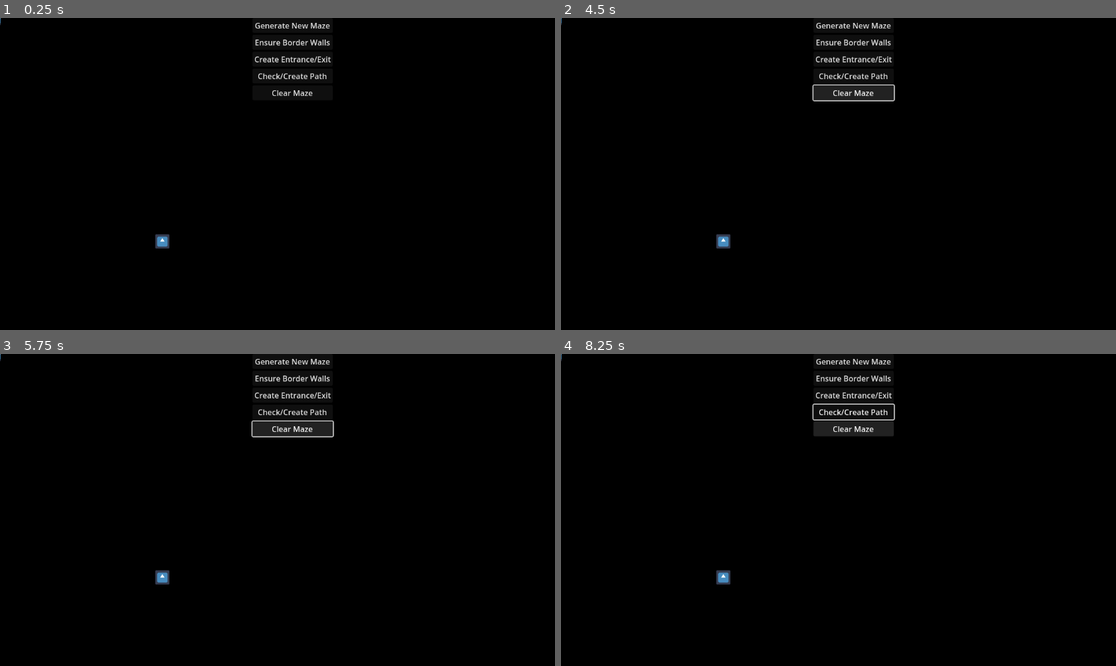
Above: before the commit, frames 1-4 (two rows, left to right).
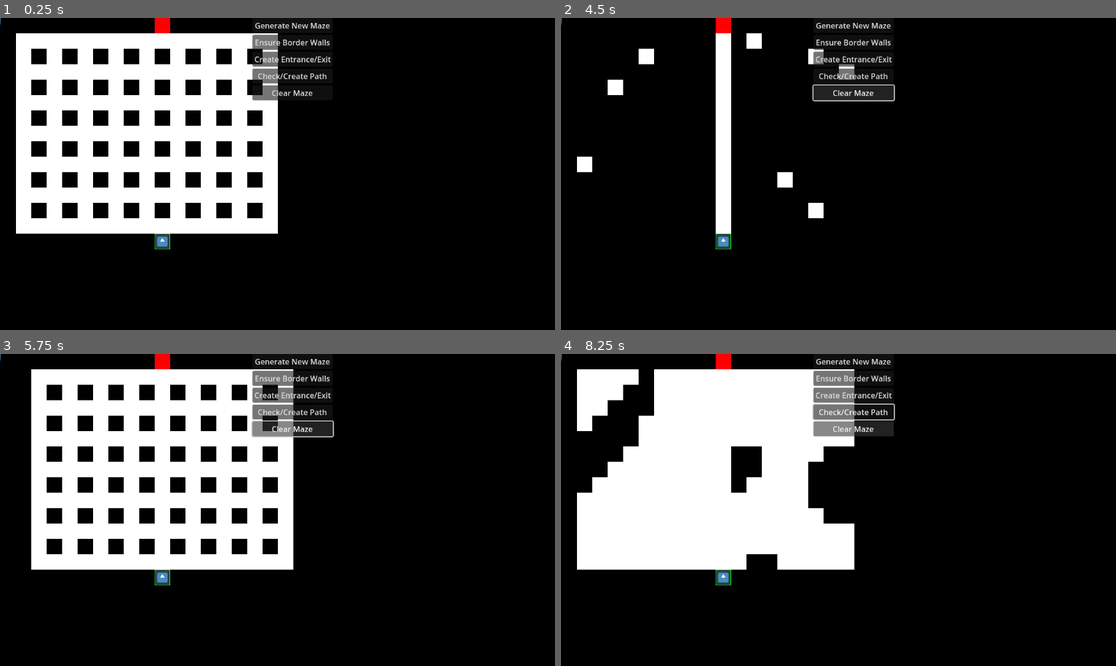
Above: after the commit, the same moments.

Repository: de43gy/complete-darkness-horror-to-pashtet-gamejam
Game: Godot game, scene res://scenes/main/main/main.tscn
The game is run twice, just before and just after one commit, with the same random seed, the same clock (stepped at 60 frames per second) and the same inputs. The engine's default icon, where the game draws it, is replaced by a stand-in: a white triangle on a blue panel in a dark square.
Inputs:
- Up to frame 1 (0.25 s): no input
- Up to frame 2 (4.5 s): click "Generate New Maze" at 0.5 s; click "Generate New Maze" at 1.25 s; click "Ensure Border Walls" at 2 s; click "Check/Create Path" at 2.75 s; click "Clear Maze" at 3.5 s; tap Enter at 4.25 s; hold Right (ui_right) from 4.28 s (still down); hold Space (ui_select) from 4.28 s (still down)
- Up to frame 3 (5.75 s): release Right (ui_right) at 5.03 s; release Space (ui_select) at 5.03 s; hold Down (ui_down) from 5.03 s (still down); tap Space (ui_select) at 5.1, 5.27, 5.57 s
- Up to frame 4 (8.25 s): release Down (ui_down) at 5.78 s; hold Right (ui_right) 5.78-6.53 s; hold Space (ui_select) 5.78-6.53 s; tap Enter at 6.5 s; hold Up (ui_up) 6.53-7.28 s; tap Space (ui_select) at 6.6, 6.77, 7.07, 8.1 s; hold Space (ui_select) 7.28-8.03 s; hold Left (ui_left) from 7.28 s (still down)

The runs differ from the first frame. In frame 1, 24% of the frame differs, in the area x 2-51%, y 0-75%; in frame 2, 3.2%; in frame 3, 24%; in frame 4, 27%, in the area x 2-53%, y 0-75%.
Error before the commit: Invalid call. Nonexistent function 'resize' in base 'Nil'. (res://scenes/main/labyrinth/labyrinth.gd:75)

Commit message:
reworked the non-functional

Diff:
--- a/scenes/main/labyrinth/labyrinth.gd
+++ b/scenes/main/labyrinth/labyrinth.gd
@@ -68,15 +68,17 @@
 		print("Path found, length: ", path.size())
 
 func initialize_maze_arrays():
-	maze.resize(HEIGHT)
-	visited.resize(HEIGHT)
-
-	for y in range(HEIGHT):
-		maze[y].resize(WIDTH)
-		visited[y].resize(WIDTH)
-		for x in range(WIDTH):
-			maze[y][x] = WALL
-			visited[y][x] = false
+	maze = []
+	visited = []
+
+	for y in range(HEIGHT):
+		var maze_row = []
+		var visited_row = []
+		for x in range(WIDTH):
+			maze_row.append(WALL)
+			visited_row.append(false)
+		maze.append(maze_row)
+		visited.append(visited_row)
 
 
 func find_path(start: Vector2, end: Vector2) -> Array:
@@ -439,7 +441,7 @@
 	emit_signal("maze_cleared")
 
 func _input(event):
-	if event.is_action_pressed("ui_select"):  # Пробел
+	if event.is_action_pressed("ui_select"):  # space
 		current_maze_type = (current_maze_type + 1) % MazeType.size()
 		print("Switching to maze type: " + MazeType.keys()[current_maze_type])
 		generate_maze()
